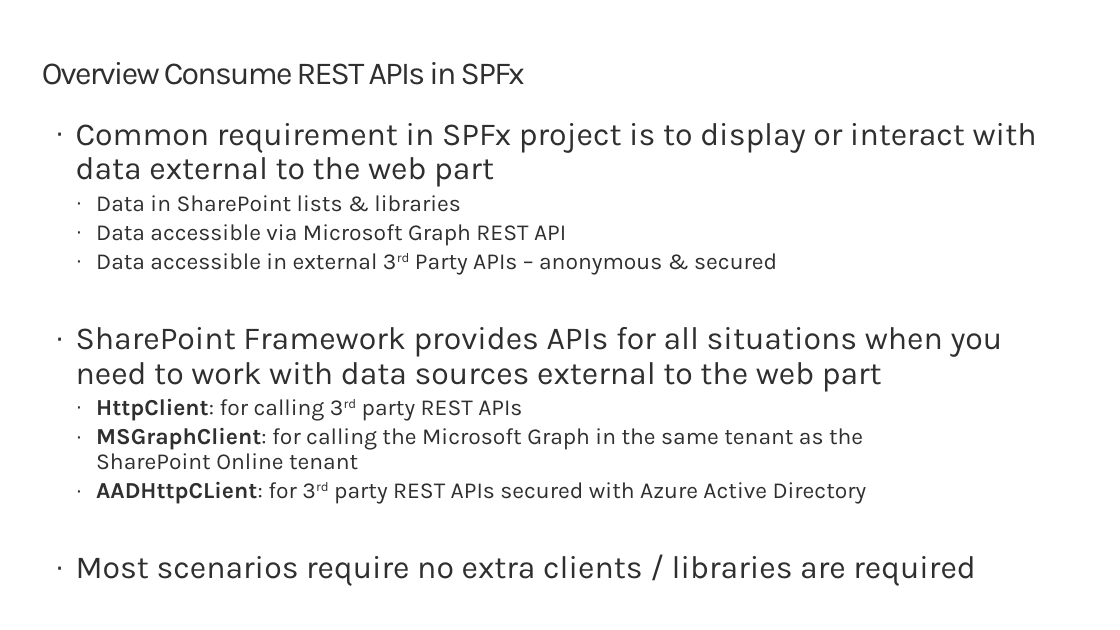
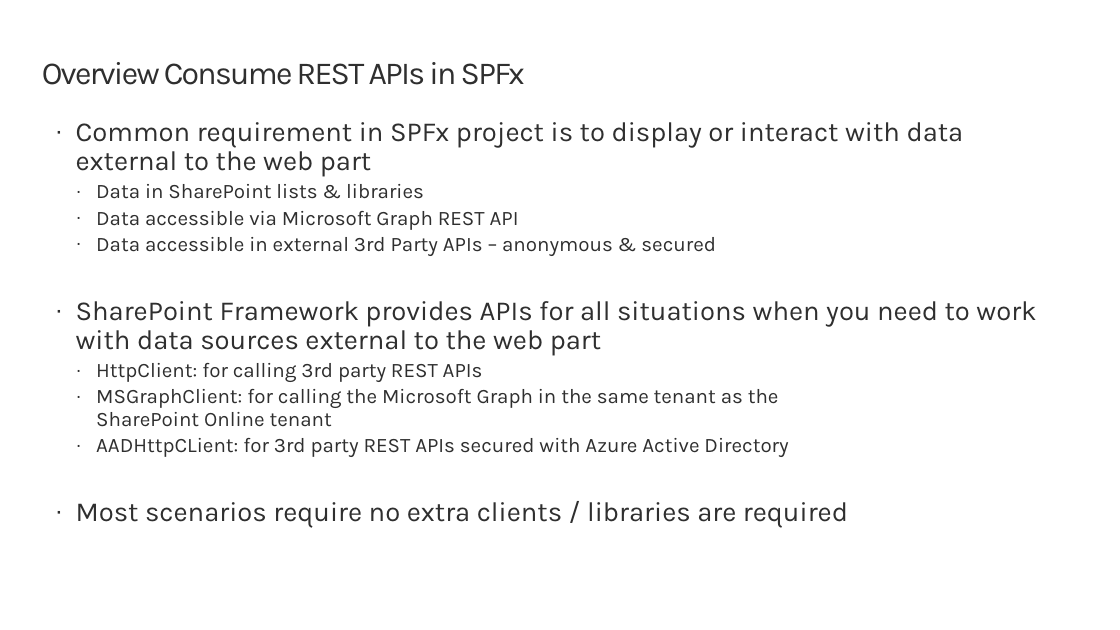
Before and after one commit to SharePoint/sp-dev-training-spfx-graph-3rdpartyapis, a slide deck: slide 3 of 01 httpclient.pptx. Drawn at 1120x630 pixels with LibreOffice and Linux fonts; fonts in the diff are those of the drawing; background and template pictures are left out. Boxes give left, top, right and bottom in pixels: in the first picture for what was removed or moved away, otherwise in the second. Text is boxed around its words. In the diff, an @@ line names an element or a change of style, - is before the commit and + after.

```diff
--- a/01 httpclient.pptx
+++ b/01 httpclient.pptx
@@ text "Common requirement in SPFx project ..." at box(76, 122, 1036, 528): size 28 to 24 pt in "Common requirement in SPFx project is to ...", "SharePoint Framework provides APIs for all situations ...", "Most scenarios require no extra clients / ..."; size 20 to 18 pt in "Data in SharePoint lists & libraries", "Data accessible via Microsoft Graph REST API", "Data accessible in external 3rd Party APIs ...", "HttpClient: for calling 3rd party REST APIs" and 2 more places; now on the baseline in "3rd", "3rd", "3rd"; bold off in "HttpClient:", "MSGraphClient:", "AADHttpCLient:" @@
```
Also in this commit, not shown: 1 other slide changed, 1 other file.
